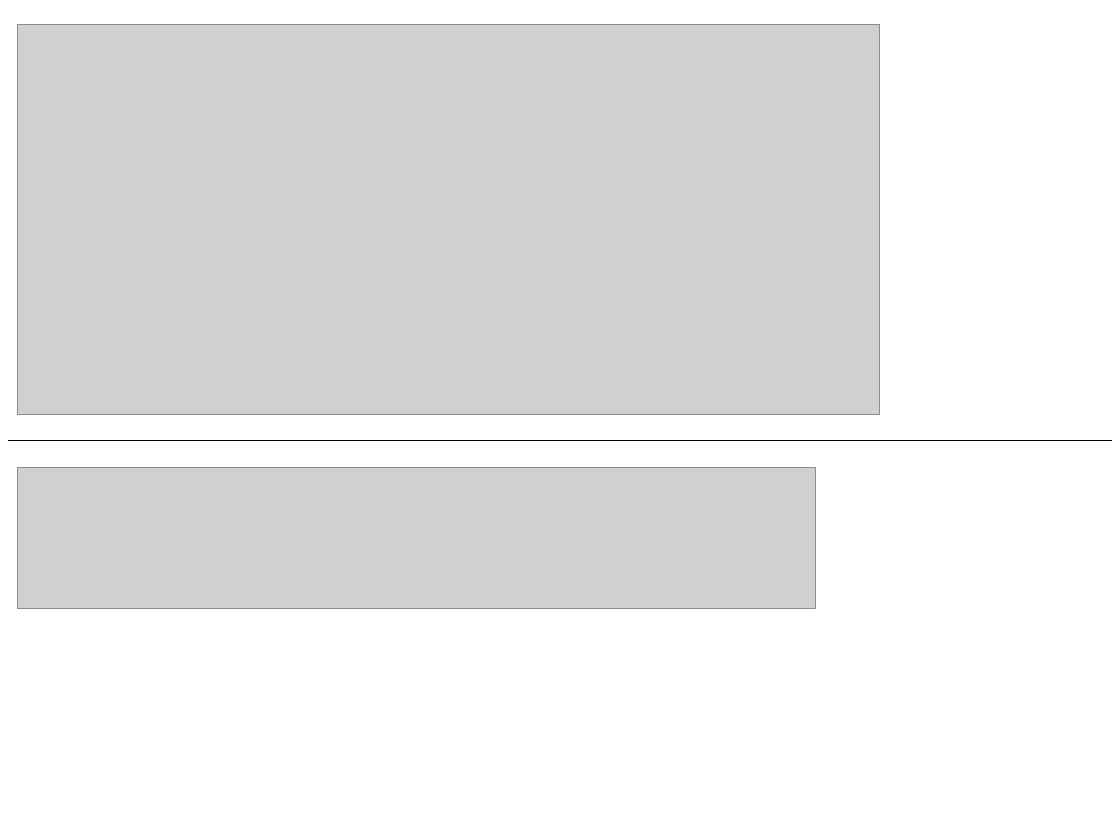
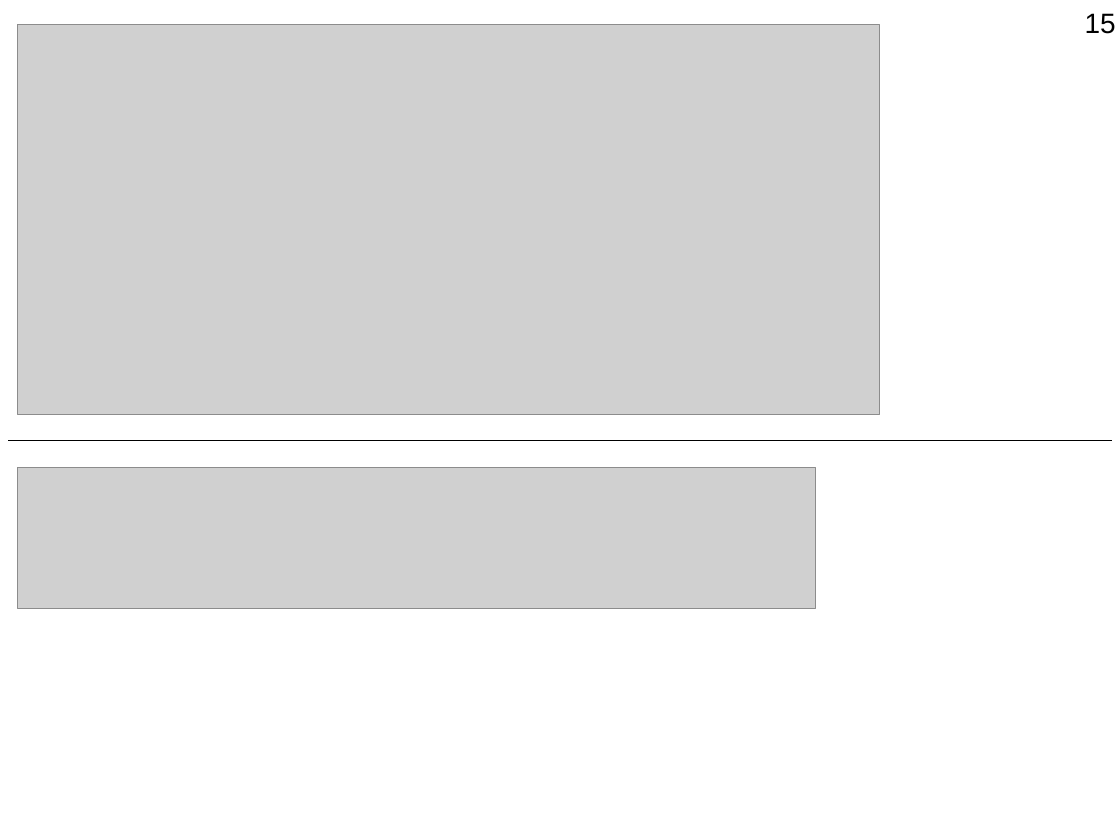
Before and after one commit to Jenyay/modelling, a slide deck: slide 15 of python language/presentations/07. Basic data structures. Dictionaries.odp. Drawn at 1120x840 pixels with LibreOffice and Linux fonts; fonts in the diff are those of the drawing; grey boxes stand for pictures. Boxes give left, top, right and bottom in pixels: in the first picture for what was removed or moved away, otherwise in the second. Text is boxed around its words. In the diff, an @@ line names an element or a change of style, - is before the commit and + after.

```diff
--- a/python language/presentations/07. Basic data structures. Dictionaries.odp
+++ b/python language/presentations/07. Basic data structures. Dictionaries.odp
@@ page number added at bbox=[1085, 13, 1116, 34], 18 pt, text #000000 @@
+15
```
Also in this commit, not shown: 36 other slides changed, 4 slides added, 4 slides removed, 5 other files.
